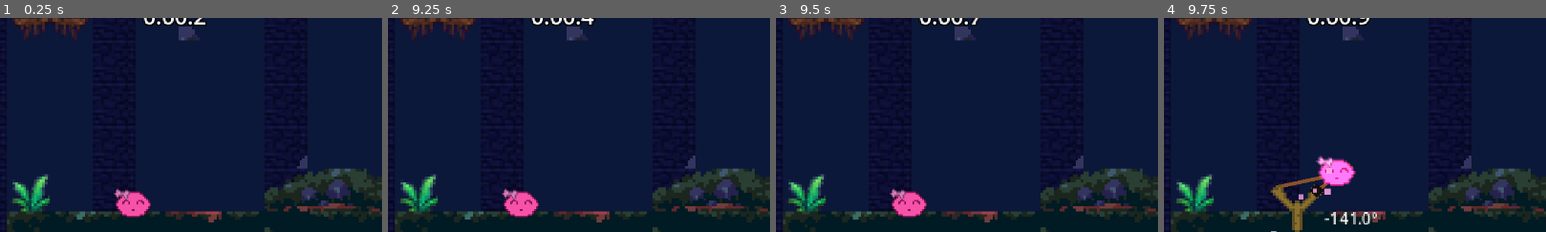
Above: before the commit, frames 1-4 (left to right).
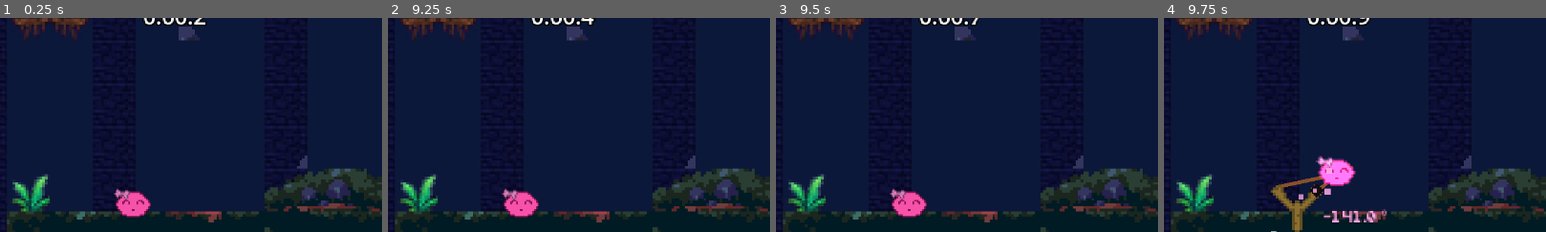
Above: after the commit, the same moments.

Repository: Navarro0k/Slimeterra
Game: Godot game, scene res://Scenes/Levels/jungleLevel.tscn
The game is run twice, just before and just after one commit, with the same random seed, the same clock (stepped at 60 frames per second) and the same inputs.
Inputs (mouse positions are % of the whole screen's width and height, from its top left):
- Up to frame 1 (0.25 s): no input
- Up to frame 2 (9.25 s): click "x16" at 0.5 s; click "x2" at 1.25 s; click "Pausa" at 2 s; click "Reiniciar" at 2.75 s; click "x16" at 3.5 s; click "x2" at 4.25 s; click "Pausa" at 5 s; click "Reiniciar" at 5.75 s; click "x16" at 6.5 s; click "x2" at 7.25 s; click "Pausa" at 8 s; click "Reiniciar" at 8.75 s
- Up to frame 3 (9.5 s): no input
- Up to frame 4 (9.75 s): drag from (45, 50) to (60, 28) at 9.52 s
The pictures show only the part of the screen within x 27-77%, y 6-56%; the shares and areas given below are measured in that part.

Frames 1-3 are identical in both runs. In frame 4, 0.6% of the frame differs, in the area x 41-59%, y 89-97%.

Commit message:
add pixel font to labelangulo

Diff:
--- a/Scenes/Slingshoot.tscn
+++ b/Scenes/Slingshoot.tscn
@@ -6,6 +6,7 @@
 [ext_resource type="Texture2D" uid="uid://cn2yjeturx25r" path="res://Assets/pngs/parche honda.png" id="3_6d2l2"]
 [ext_resource type="AudioStream" uid="uid://ux3jwwio112g" path="res://Assets/Audio/sound_effects/SlingshotLoopSound.mp3" id="3_bpcd0"]
 [ext_resource type="AudioStream" uid="uid://b7t3agdr174gg" path="res://Assets/Audio/sound_effects/SlingshotLaunchSound.mp3" id="4_bpcd0"]
+[ext_resource type="FontFile" uid="uid://feoonswbksyi" path="res://Assets/fonts/tinypixel.otf" id="7_smq0e"]
 
 [sub_resource type="CircleShape2D" id="CircleShape2D_wn07x"]
 
@@ -57,6 +58,7 @@
 offset_bottom = 23.0
 theme_override_colors/font_outline_color = Color(0, 0, 0, 1)
 theme_override_constants/outline_size = 1
+theme_override_fonts/font = ExtResource("7_smq0e")
 theme_override_font_sizes/font_size = 6
 
 [connection signal="input_event" from="Holder" to="." method="_on_holder_input_event"]
--- a/Scripts/slingshoot.gd
+++ b/Scripts/slingshoot.gd
@@ -249,6 +249,13 @@
 	label_angulo.text = str(grados) + "°"
 	label_angulo.position = center_marker.position + Vector2(10, 0)
 
+	if is_instance_valid(slime_actual) and "tipo_slime" in slime_actual:
+		if slime_actual.tipo_slime == "fuego":
+			label_angulo.add_theme_color_override("font_color", Color(1.0, 0.7, 0.4))
+		else:
+			label_angulo.add_theme_color_override("font_color", Color(1.0, 0.65, 0.9))
+	# -----------------------------------------------------
+
 	queue_redraw()
 
 func _primer_con_stock() -> int:
Binary file added: Assets/fonts/pirkkala.ttf
Not shown, added: Assets/fonts/pirkkala.ttf.import
Binary file added: Assets/fonts/tinypixel.otf
Not shown, added: Assets/fonts/tinypixel.otf.import
